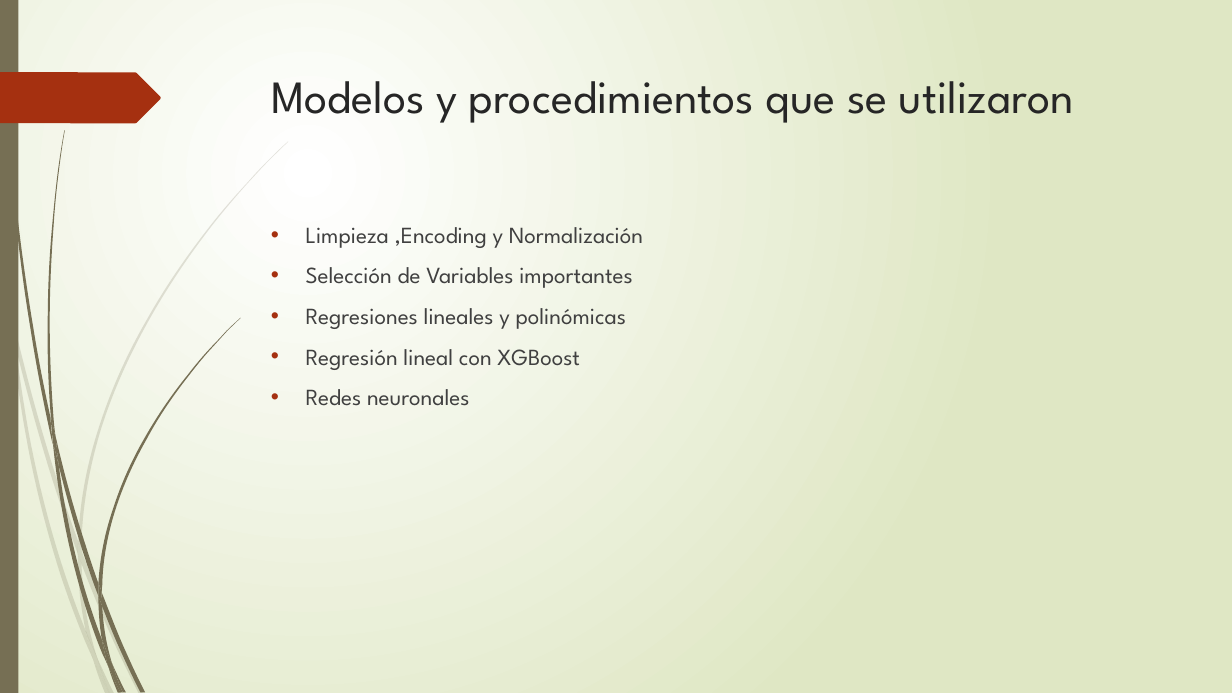
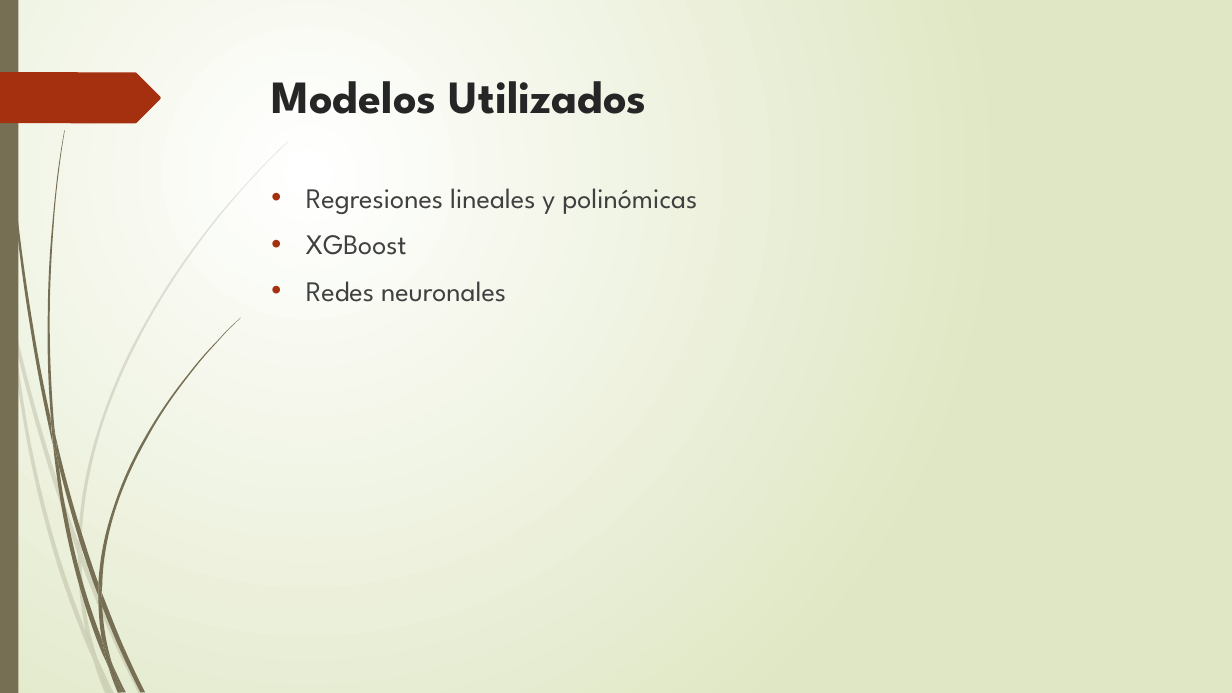
Before and after one commit to corderobot/Kaggle_House-Prices, a slide deck: slide 6 of Docs/House Prices.pptx. Drawn at 1232x693 pixels with LibreOffice and Linux fonts; fonts in the diff are those of the drawing. Boxes give left, top, right and bottom in pixels: in the first picture for what was removed or moved away, otherwise in the second. Text is boxed around its words. In the diff, an @@ line names an element or a change of style, - is before the commit and + after.

```diff
--- a/Docs/House Prices.pptx
+++ b/Docs/House Prices.pptx
@@ title at (x1=271, y1=81, x2=647, y2=114): text changed; bold on @@
-Modelos y procedimientos que se utilizaron
+Modelos Utilizados
@@ text "Regresiones lineales y polinómicas" moved from (x1=306, y1=227, x2=643, y2=406) to (x1=306, y1=188, x2=697, y2=302) @@
@@ text at (x1=306, y1=188, x2=697, y2=302): size 18 to 22 pt in "Regresiones lineales y polinómicas", "Redes neuronales" @@
@@ text at (x1=306, y1=227, x2=643, y2=288): paragraphs removed @@
-• Limpieza ,Encoding y Normalización
-• Selección de Variables importantes
@@ text at (x1=306, y1=235, x2=407, y2=255): text changed; size 18 to 22 pt @@
-• Regresión lineal con XGBoost
+• XGBoost
```
Also in this commit, not shown: 4 other slides changed, 9 slides added, 4 slides removed.
